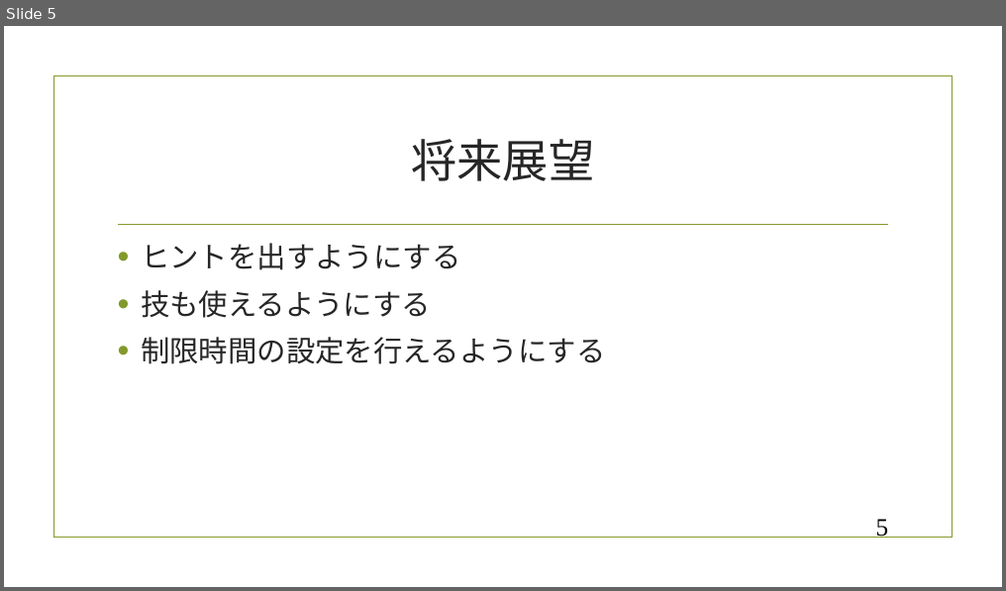
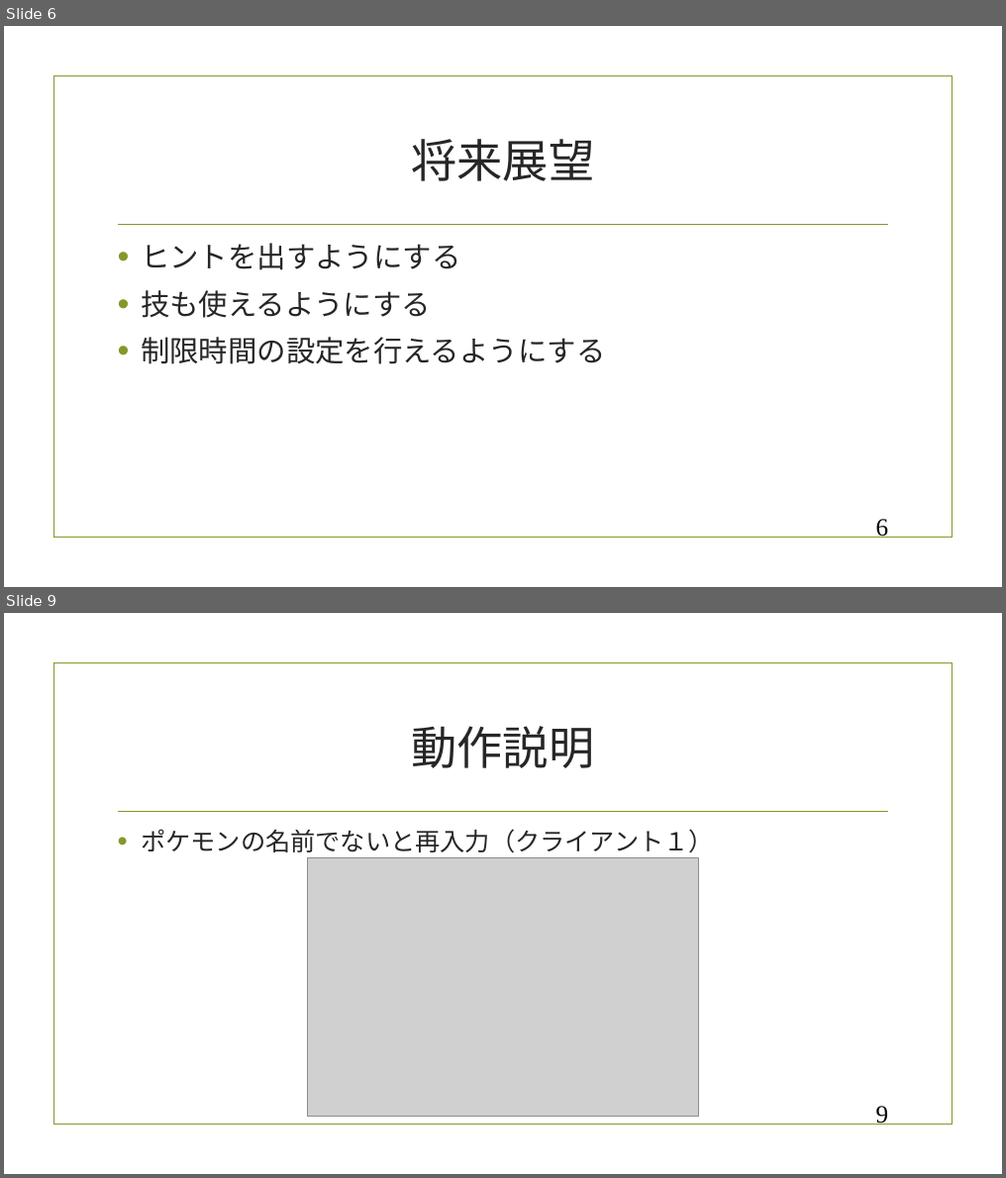
Before and after one commit to sho33/netprog2017-Final, a slide deck: netpro説明資料.pptx. Shown one above the other, each under a label of ours: slide 5 before the commit, slides 6 and 9 after it; the slides between them are not shown. The pictures are 1006x591 and 1006x1178 pixels, drawn with LibreOffice and Linux fonts; fonts in the diff are those of the drawing; grey boxes stand for pictures; background and template pictures are left out. Boxes give left, top, right and bottom in pixels: in the first picture for what was removed or moved away, otherwise in the second. Text is boxed around its words. In the diff, an @@ line names an element or a change of style, - is before the commit and + after.

Commit message:
パワーポイント完成 動作説明はスライド末尾に記載

```diff
--- a/netpro説明資料.pptx
+++ b/netpro説明資料.pptx
@@ slide 9 added at box(4, 613, 1002, 1174), background picture (left out); not listed: 2 template elements that a slide beside it also shows @@
@@ title added at box(411, 726, 594, 768), 44 pt, text #262626 @@
+動作説明
@@ text added at box(141, 829, 714, 854), 24 pt, text #262626 @@
+• ポケモンの名前でないと再入力（クライアント１）
@@ picture added at box(307, 858, 699, 1116) @@
@@ page number added at box(876, 1106, 889, 1125), 24 pt, text #000000 @@
+9
@@ what was slide 5 is now slide 6 @@
@@ page number at box(876, 519, 889, 538): text changed @@
-5
+6
```
Also in this commit, not shown: 7 other slides added.
